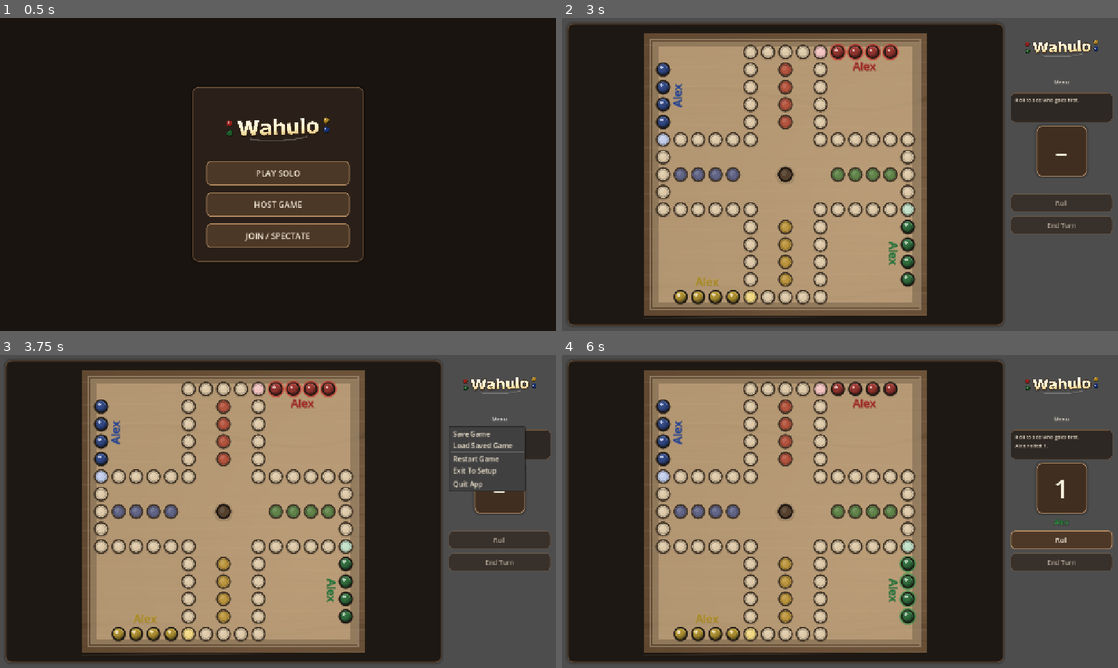
Above: before the commit, frames 1-4 (two rows, left to right).
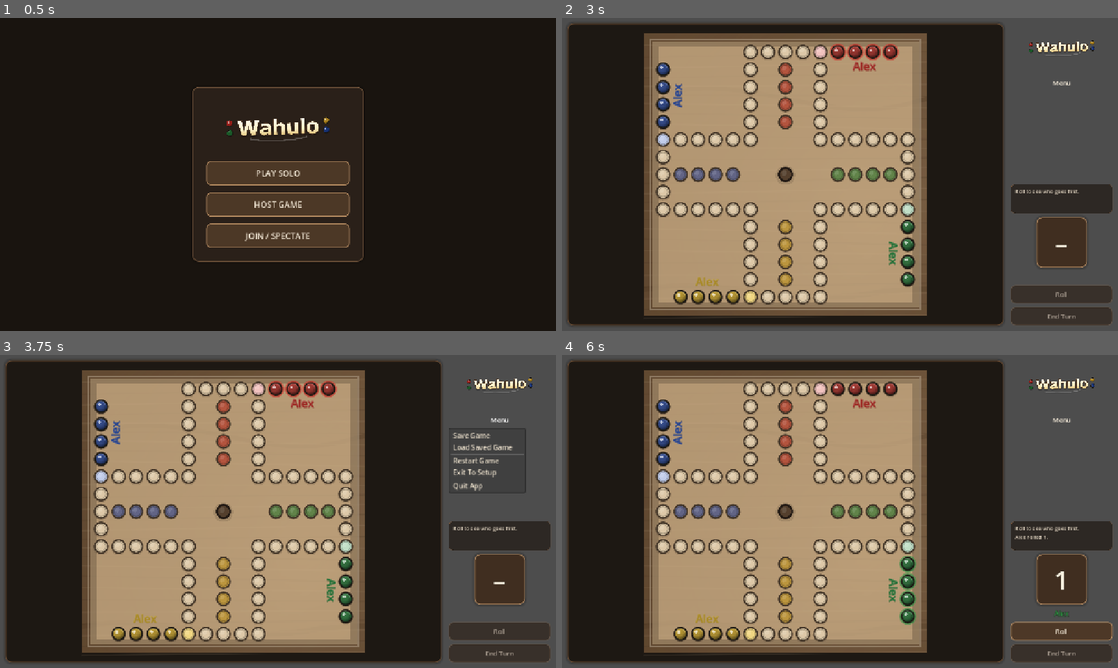
Above: after the commit, the same moments.

Repository: ItsTheMcCoy/wahoo-app
Game: Godot game, scene res://scenes/HomeScreen.tscn
Two runs of this game, one before a commit and one after it. Both use one fixed random seed, a clock stepped at 60 frames per second and the inputs below.
Inputs (mouse positions are in pixels of both pictures, inside the frame that each line leads up to):
- Up to frame 1 (0.5 s): no input
- Up to frame 2 (3 s): click "PLAY SOLO" at 0.5 s; click (890, 171) at 1.27 s; type "Alex" at 1.35 s; click (890, 202) at 1.5 s; type "Alex" at 1.58 s; click (890, 233) at 1.73 s; type "Alex" at 1.82 s; click (890, 265) at 2.02 s; type "Alex" at 2.1 s; click "Start Game" at 2.75 s
- Up to frame 3 (3.75 s): click "Menu" at 3.5 s
- Up to frame 4 (6 s): click "Roll" at 4.25 s; move the mouse to (784, 511) at 5.02 s; click (784, 511) at 5.17 s; tap Enter at 5.75 s; move the mouse to (728, 527) at 5.77 s; click (728, 527) at 5.92 s

Frame 1 is identical in both runs. In frame 2, 7.8% of the frame differs, in the area x 80-99%, y 7-99%; in frame 3, 6.4%; in frame 4, 8.8%.

Commit message:
Tweak desktop browser side panel UI

Diff:
--- a/godot/scenes/Main.tscn
+++ b/godot/scenes/Main.tscn
@@ -45,8 +45,8 @@
 
 [node name="GameTitle" type="TextureRect" parent="Root/SidePanel"]
 layout_mode = 2
-size_flags_horizontal = 3
-custom_minimum_size = Vector2(0, 138)
+size_flags_horizontal = 4
+custom_minimum_size = Vector2(326, 138)
 texture = ExtResource("3_0dv5w")
 expand_mode = 1
 stretch_mode = 5
@@ -55,7 +55,7 @@
 layout_mode = 2
 custom_minimum_size = Vector2(0, 52)
 text = "Menu"
-theme_override_font_sizes/font_size = 20
+theme_override_font_sizes/font_size = 26
 
 [node name="Spacer" type="Control" parent="Root/SidePanel"]
 layout_mode = 2
--- a/godot/scripts/main.gd
+++ b/godot/scripts/main.gd
@@ -572,10 +572,11 @@
 	_side_panel.custom_minimum_size = Vector2(0, 0) if _compact_layout else Vector2(desktop_side_width, 0)
 	_side_panel.size_flags_horizontal = Control.SIZE_EXPAND_FILL if _compact_layout else Control.SIZE_SHRINK_BEGIN
 	_side_panel.size_flags_vertical = Control.SIZE_FILL
-	_side_panel.add_theme_constant_override("separation", 8 if short_landscape else 10)
+	var side_panel_gap := 8 if short_landscape else 10
+	_side_panel.add_theme_constant_override("separation", side_panel_gap)
 
 	_board_frame.size_flags_stretch_ratio = 1.0 if _compact_layout else 3.0
-	_side_spacer.visible = not _compact_layout and not short_landscape
+	_side_spacer.visible = not _compact_layout
 	_side_panel_title.visible = not _compact_layout
 	if not _compact_layout:
 		var wordmark_aspect := 1400.0 / 520.0
@@ -583,16 +584,18 @@
 			var wordmark_size := WORDMARK_TEXTURE.get_size()
 			if wordmark_size.y > 0.0:
 				wordmark_aspect = wordmark_size.x / wordmark_size.y
-		var estimated_side_width := maxf(desktop_side_width, viewport_size.x * 0.24 * desktop_ui_scale)
-		var target_wordmark_height := maxf(1.0, estimated_side_width - 12.0) / wordmark_aspect
-		_side_panel_title.custom_minimum_size = Vector2(0, int(round(clampf(
-			target_wordmark_height + 8.0,
-			110.0 if short_landscape else 138.0,
-			210.0
-		))))
+		var button_side_padding := 12.0
+		var target_wordmark_width := maxf(1.0, desktop_side_width - button_side_padding * 2.0)
+		var target_wordmark_height := target_wordmark_width / wordmark_aspect
+		_side_panel_title.size_flags_horizontal = Control.SIZE_SHRINK_CENTER
+		_side_panel_title.custom_minimum_size = Vector2(
+			round(target_wordmark_width),
+			round(maxf(target_wordmark_height, 110.0 if short_landscape else 138.0))
+		)
 
 	_game_menu_button.custom_minimum_size = Vector2(0, round(48.0 * portrait_scale)) if _compact_layout else Vector2(0, round((46.0 if short_landscape else 52.0) * desktop_ui_scale))
-	_game_menu_button.add_theme_font_size_override("font_size", round(18.0 * portrait_scale) if _compact_layout else round((17.0 if short_landscape else 20.0) * desktop_ui_scale))
+	var action_button_font_size: int = round(22.0 * portrait_scale) if _compact_layout else round((20.0 if short_landscape else 26.0) * desktop_ui_scale)
+	_game_menu_button.add_theme_font_size_override("font_size", action_button_font_size)
 
 	_status.custom_minimum_size = Vector2(0, round(108.0 * portrait_scale)) if _compact_layout else Vector2(0, round((92.0 if short_landscape else 172.0) * desktop_ui_scale))
 	_status.add_theme_font_size_override("normal_font_size", round(18.0 * portrait_scale) if _compact_layout else round((17.0 if short_landscape else 24.0) * desktop_ui_scale))
@@ -604,8 +607,8 @@
 
 	_roll_button.custom_minimum_size = Vector2(0, round(64.0 * portrait_scale)) if _compact_layout else Vector2(0, round((58.0 if short_landscape else 80.0) * desktop_ui_scale))
 	_end_turn_button.custom_minimum_size = Vector2(0, round(64.0 * portrait_scale)) if _compact_layout else Vector2(0, round((58.0 if short_landscape else 80.0) * desktop_ui_scale))
-	_roll_button.add_theme_font_size_override("font_size", round(22.0 * portrait_scale) if _compact_layout else round((20.0 if short_landscape else 26.0) * desktop_ui_scale))
-	_end_turn_button.add_theme_font_size_override("font_size", round(22.0 * portrait_scale) if _compact_layout else round((20.0 if short_landscape else 26.0) * desktop_ui_scale))
+	_roll_button.add_theme_font_size_override("font_size", action_button_font_size)
+	_end_turn_button.add_theme_font_size_override("font_size", action_button_font_size)
 	if _compact_layout and mobile_portrait:
 		var action_width: float = round(clampf(viewport_size.x * 0.46, 140.0, 220.0))
 		_roll_button.custom_minimum_size.x = action_width
Not shown, changed: godot/build/web/index.pck
